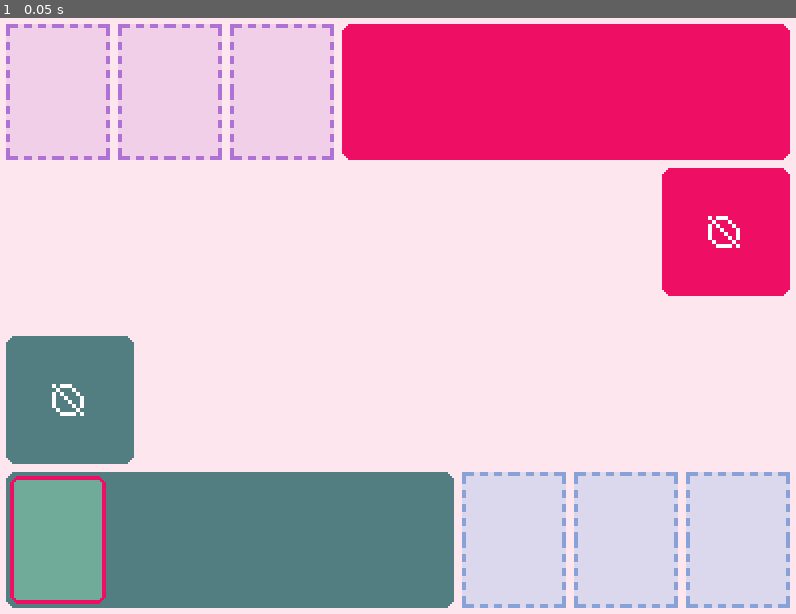
Above: before the commit, frame 1.
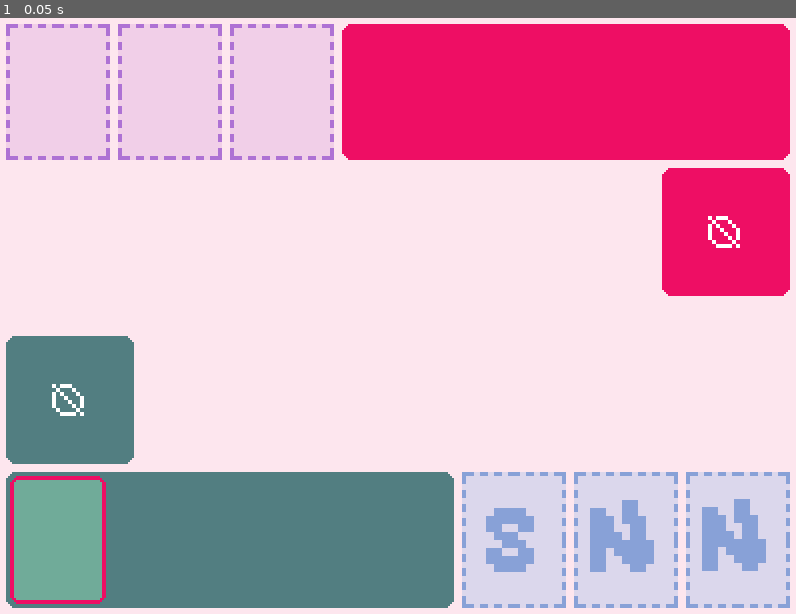
Above: after the commit, the same moment.

Repository: ajulo-awow/shifty_shuffle_new
Game: Godot game, scene res://scenes/managers/game_manager.tscn
Two runs of this game, one before a commit and one after it. Both use one fixed random seed, a clock stepped at 60 frames per second and the inputs below.
Inputs:
- Up to frame 1 (0.05 s): no input

The runs differ from the first frame. In frame 1, 1.8% of the frame differs, in the area x 61-97%, y 80-93%.

Commit message:
feat: weighted card RNG
randomized the type of cards

Diff:
--- a/scenes/managers/game_manager.tscn
+++ b/scenes/managers/game_manager.tscn
@@ -11,6 +11,7 @@
 [ext_resource type="Script" path="res://scripts/managers/card_manager.gd" id="8_ssqxr"]
 [ext_resource type="PackedScene" uid="uid://kfhp6xewmgma" path="res://scenes/objects/slot.tscn" id="10_s6d7f"]
 [ext_resource type="Texture2D" uid="uid://c20h2ngkiiuel" path="res://sprites/objects/player_cards/back_of_card.png" id="11_6gfjl"]
+[ext_resource type="Theme" uid="uid://wivmpogs2dn6" path="res://style/themes/grape_soda.tres" id="11_jvgr5"]
 [ext_resource type="Script" path="res://scripts/managers/player_hand.gd" id="11_ufn5a"]
 [ext_resource type="Script" path="res://scripts/objects/deck.gd" id="11_vvfaq"]
 [ext_resource type="Script" path="res://scripts/managers/input_manager.gd" id="13_yx2px"]
@@ -33,55 +34,56 @@
 
 [node name="Blank400x300" type="TextureRect" parent="UI"]
 modulate = Color(0.992157, 0.901961, 0.933333, 1)
-z_index = -3
+z_index = -5
 layout_mode = 0
 scale = Vector2(2, 2)
 mouse_filter = 2
 texture = ExtResource("8_psj4q")
 
 [node name="NewCardholder" type="TextureRect" parent="UI"]
-z_index = -3
+z_index = -5
 layout_mode = 0
 scale = Vector2(2, 2)
 mouse_filter = 2
 texture = ExtResource("6_fagfu")
 
 [node name="NewOppCardHolder" type="TextureRect" parent="UI"]
-z_index = -3
+z_index = -5
 layout_mode = 0
 scale = Vector2(2, 2)
 mouse_filter = 2
 texture = ExtResource("7_psj4q")
 
 [node name="OppPointsHolder" type="TextureRect" parent="UI"]
-z_index = -3
+z_index = -5
 layout_mode = 0
 scale = Vector2(2, 2)
 mouse_filter = 2
 texture = ExtResource("6_iccyr")
 
 [node name="PointsHolder" type="TextureRect" parent="UI"]
-z_index = -3
+z_index = -5
 layout_mode = 0
 scale = Vector2(2, 2)
 mouse_filter = 2
 texture = ExtResource("7_niwpp")
 
 [node name="NewCardSlots" type="TextureRect" parent="UI"]
-z_index = -3
+z_index = -5
 layout_mode = 0
 scale = Vector2(2, 2)
 mouse_filter = 2
 texture = ExtResource("6_psj4q")
 
 [node name="NewOppCardSlot" type="TextureRect" parent="UI"]
-z_index = -3
+z_index = -5
 layout_mode = 0
 scale = Vector2(2, 2)
 mouse_filter = 2
 texture = ExtResource("7_ssqxr")
 
 [node name="player_points" type="Label" parent="UI"]
+z_index = -5
 layout_mode = 0
 offset_left = 8.0
 offset_top = 320.0
@@ -93,6 +95,7 @@
 vertical_alignment = 1
 
 [node name="opp_points" type="Label" parent="UI"]
+z_index = -5
 layout_mode = 0
 offset_left = 664.0
 offset_top = 152.0
@@ -109,13 +112,52 @@
 [node name="player_card_slots" type="Node2D" parent="."]
 
 [node name="slot" parent="player_card_slots" instance=ExtResource("10_s6d7f")]
+z_index = -4
 position = Vector2(516.26, 523.705)
 
+[node name="Label" type="Label" parent="player_card_slots/slot"]
+offset_left = -52.0
+offset_top = -68.0
+offset_right = 52.0
+offset_bottom = 68.0
+theme = ExtResource("11_jvgr5")
+theme_override_colors/font_color = Color(0.533333, 0.631373, 0.843137, 1)
+theme_override_font_sizes/font_size = 128
+text = "S"
+horizontal_alignment = 1
+vertical_alignment = 1
+
 [node name="slot2" parent="player_card_slots" instance=ExtResource("10_s6d7f")]
+z_index = -4
 position = Vector2(627.56, 524)
 
+[node name="Label" type="Label" parent="player_card_slots/slot2"]
+offset_left = -52.0
+offset_top = -68.0
+offset_right = 52.0
+offset_bottom = 68.0
+theme = ExtResource("11_jvgr5")
+theme_override_colors/font_color = Color(0.533333, 0.631373, 0.843137, 1)
+theme_override_font_sizes/font_size = 128
+text = "N"
+horizontal_alignment = 1
+vertical_alignment = 1
+
 [node name="slot3" parent="player_card_slots" instance=ExtResource("10_s6d7f")]
+z_index = -4
 position = Vector2(740.16, 523.16)
+
+[node name="Label" type="Label" parent="player_card_slots/slot3"]
+offset_left = -52.0
+offset_top = -68.0
+offset_right = 52.0
+offset_bottom = 68.0
+theme = ExtResource("11_jvgr5")
+theme_override_colors/font_color = Color(0.533333, 0.631373, 0.843137, 1)
+theme_override_font_sizes/font_size = 128
+text = "N"
+horizontal_alignment = 1
+vertical_alignment = 1
 
 [node name="player_hand" type="Node2D" parent="."]
 script = ExtResource("11_ufn5a")
--- a/scenes/objects/card.tscn
+++ b/scenes/objects/card.tscn
@@ -1,7 +1,9 @@
-[gd_scene load_steps=4 format=3 uid="uid://388i0jgmhxec"]
+[gd_scene load_steps=6 format=3 uid="uid://388i0jgmhxec"]
 
-[ext_resource type="Texture2D" uid="uid://cuvuu3clt4vpo" path="res://sprites/objects/player_cards/add_card.png" id="1_sfgw3"]
+[ext_resource type="Texture2D" uid="uid://cuvuu3clt4vpo" path="res://sprites/objects/player_cards/special_cards/add_card_special.png" id="1_sfgw3"]
 [ext_resource type="Script" path="res://scripts/objects/card.gd" id="1_wg63d"]
+[ext_resource type="Theme" uid="uid://ssqqtgsljnes" path="res://style/themes/peanut_money.tres" id="3_fpw5j"]
+[ext_resource type="Theme" uid="uid://wivmpogs2dn6" path="res://style/themes/grape_soda.tres" id="3_k535h"]
 
 [sub_resource type="RectangleShape2D" id="RectangleShape2D_wg63d"]
 size = Vector2(96, 128)
@@ -10,14 +12,38 @@
 position = Vector2(60, 524)
 script = ExtResource("1_wg63d")
 
-[node name="Sprite2D" type="Sprite2D" parent="."]
+[node name="card_image" type="Sprite2D" parent="."]
 scale = Vector2(2, 2)
 texture = ExtResource("1_sfgw3")
 
 [node name="Area2D" type="Area2D" parent="."]
+visible = false
 
 [node name="CollisionShape2D" type="CollisionShape2D" parent="Area2D"]
 shape = SubResource("RectangleShape2D_wg63d")
 
+[node name="number_number" type="Label" parent="."]
+offset_left = -44.0
+offset_top = -60.0
+offset_right = 44.0
+offset_bottom = 60.0
+theme = ExtResource("3_k535h")
+theme_override_colors/font_color = Color(0.462745, 0.266667, 0.372549, 1)
+text = "10"
+horizontal_alignment = 1
+vertical_alignment = 1
+
+[node name="special_number" type="Label" parent="."]
+offset_left = -28.0
+offset_top = 32.0
+offset_right = 28.0
+offset_bottom = 60.0
+theme = ExtResource("3_fpw5j")
+theme_override_colors/font_color = Color(0.572549, 0.356863, 0.431373, 1)
+theme_override_font_sizes/font_size = 32
+text = "100"
+horizontal_alignment = 1
+vertical_alignment = 1
+
 [connection signal="mouse_entered" from="Area2D" to="." method="_on_area_2d_mouse_entered"]
 [connection signal="mouse_exited" from="Area2D" to="." method="_on_area_2d_mouse_exited"]
--- /dev/null
+++ b/scripts/managers/card_database.gd
@@ -0,0 +1,6 @@
+var CARDS = {# number_number, special_number
+	"number_card" : [10, 0],
+	"add_card" : [0, 100],
+	"sub_card" : [0, 100],
+	"swap_card" : [0, 100]
+}
--- a/scripts/managers/card_manager.gd
+++ b/scripts/managers/card_manager.gd
@@ -21,7 +21,7 @@
 	$"../input_manager".connect("lmb_released", on_left_click_released)
 
 
-func _process(delta: float) -> void:
+func _process(_delta: float) -> void:
 	if card_being_dragged:
 		var mouse_pos = get_global_mouse_position()
 		card_being_dragged.position = Vector2(clamp(mouse_pos.x, 0, screen_size.x),
@@ -71,12 +71,14 @@
 
 
 func on_hovered_over_card(card):
+	print("hovered on")
 	if !is_hovering_on_card:
 		is_hovering_on_card = true
 		highlight_card(card, true)
 
 
 func on_hovered_off_card(card):
+	print("hovered off")
 	if !card_being_dragged:
 		highlight_card(card, false)
 		#
--- a/scripts/objects/card.gd
+++ b/scripts/objects/card.gd
@@ -10,7 +10,7 @@
 	get_parent().connect_card_signals(self)
 
 
-func _process(delta: float) -> void:
+func _process(_delta: float) -> void:
 	pass
 
 
--- a/scripts/objects/deck.gd
+++ b/scripts/objects/deck.gd
@@ -1,24 +1,77 @@
 extends Node2D
 #
-var player_deck = ["card1", "card2", "card3", "car4", "card5"]
-#
+var player_deck = ["number_card", "number_card", "add_card", "sub_card", "swap_card"]
+var card_database_ref
+# consts
 const CARD_SCENE_PATH = "res://scenes/objects/card.tscn"
 const CARD_DRAW_SPEED = 0.2
 
 
 func _ready() -> void:
-	pass
-
+	#
+	card_database_ref = preload("res://scripts/managers/card_database.gd").new()
+	#
 
 func draw_card():
-	var card_drawn = player_deck[0]
-	player_deck.erase(card_drawn)
+	var card_drawn_name = player_deck[0]
+	player_deck.erase(card_drawn_name)
 	#
 	if player_deck.size() == 0:
 		$Area2D/CollisionShape2D.disabled = true
+		$Sprite2D.visible = false
 	#
 	var card_scene = preload(CARD_SCENE_PATH)
 	var new_card = card_scene.instantiate()
+	# weighted rng
+	var weighted_probs = []
+	var random = randf()
+	print(random)
+	# 50%
+	if random < 0.5:
+		print("is number card")
+		new_card.get_node("number_number").visible = true
+		new_card.get_node("special_number").visible = false
+		new_card.get_node("card_image").texture = load("res://sprites/objects/player_cards/number_card.png")
+	# 25%
+	elif random < 0.75:
+		print("is add card")
+		new_card.get_node("number_number").visible = false
+		new_card.get_node("special_number").visible = true
+		new_card.get_node("card_image").texture = load("res://sprites/objects/player_cards/special_cards/add_card_special.png")
+	# 15%
+	elif random < 0.9:
+		print("is sub card")
+		new_card.get_node("number_number").visible = false
+		new_card.get_node("special_number").visible = true
+		new_card.get_node("card_image").texture = load("res://sprites/objects/player_cards/special_cards/sub_card_special.png")
+	# 10%
+	else:
+		print("is swap card")
+		new_card.get_node("number_number").visible = false
+		new_card.get_node("special_number").visible = true
+		new_card.get_node("card_image").texture = load("res://sprites/objects/player_cards/special_cards/swap_card_special.png")
+
+	#print(card_drawn_name)
+	# numbers
+	new_card.get_node("number_number").text = str(card_database_ref.CARDS[card_drawn_name][0])
+	new_card.get_node("special_number").text = str(card_database_ref.CARDS[card_drawn_name][1])
+	# randomized number values
+
+	## unique images
+	#var special_card_image_path = str("res://sprites/objects/player_cards/special_cards/" + card_drawn_name + "_special.png")
+	## display
+	#if card_database_ref.CARDS[card_drawn_name] == card_database_ref.CARDS["number_card"]:
+		#new_card.get_node("number_number").visible = true
+		#new_card.get_node("special_number").visible = false
+		##
+		#new_card.get_node("card_image").texture = load("res://sprites/objects/player_cards/number_card.png")
+	##
+	#if card_database_ref.CARDS[card_drawn_name] == card_database_ref.CARDS["add_card"] or card_database_ref.CARDS[card_drawn_name] == card_database_ref.CARDS["sub_card"] or card_database_ref.CARDS[card_drawn_name] == card_database_ref.CARDS["swap_card"]:
+		#new_card.get_node("number_number").visible = false
+		#new_card.get_node("special_number").visible = true
+		##
+		#new_card.get_node("card_image").texture = load(special_card_image_path)
+	#
 	$"../card_manager".add_child(new_card)
 	new_card.name = "card"
 	$"../player_hand".add_card_to_hand(new_card, CARD_DRAW_SPEED)
Not shown: 1 places in scenes/managers/game_manager.tscn that only renumber resources
Renamed: sprites/objects/player_cards/add_card.png -> sprites/objects/player_cards/special_cards/add_card_special.png
Not shown, changed: sprites/objects/player_cards/special_cards/add_card_special.png.import
Renamed: sprites/objects/player_cards/subtract_card.png -> sprites/objects/player_cards/special_cards/sub_card_special.png
Not shown, changed: sprites/objects/player_cards/special_cards/sub_card_special.png.import
Renamed: sprites/objects/player_cards/swap_card.png -> sprites/objects/player_cards/special_cards/swap_card_special.png
Not shown, changed: sprites/objects/player_cards/special_cards/swap_card_special.png.import
